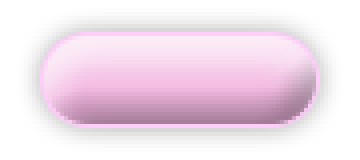
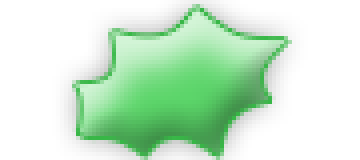
Layered file, before and after one edit (360x160). Changes by layer:
added layer "Form 2" above "Ebene 2 Kopie" over box(76, 8, 288, 156)
hid "Rechteck 1" over box(44, 36, 316, 124)
